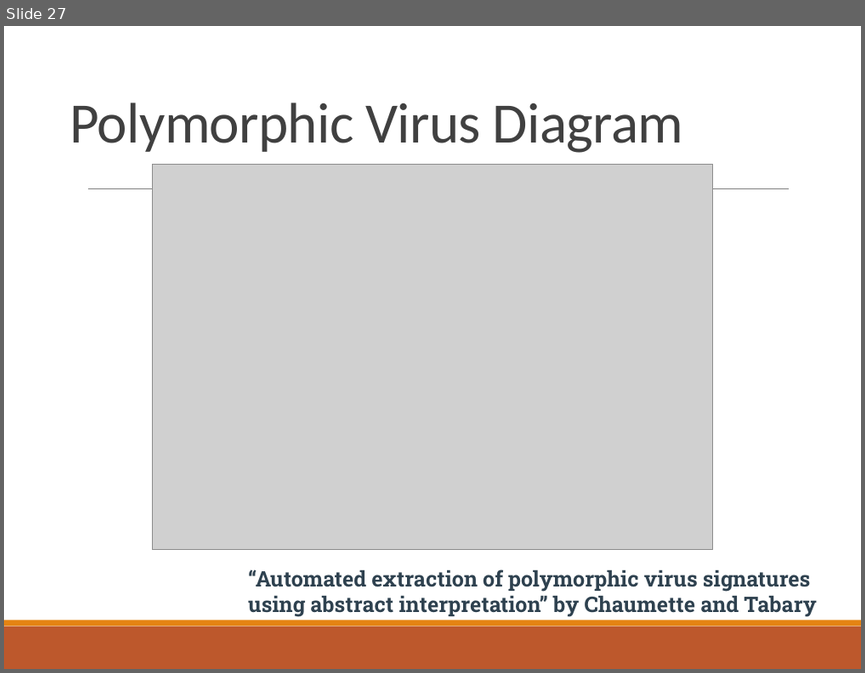
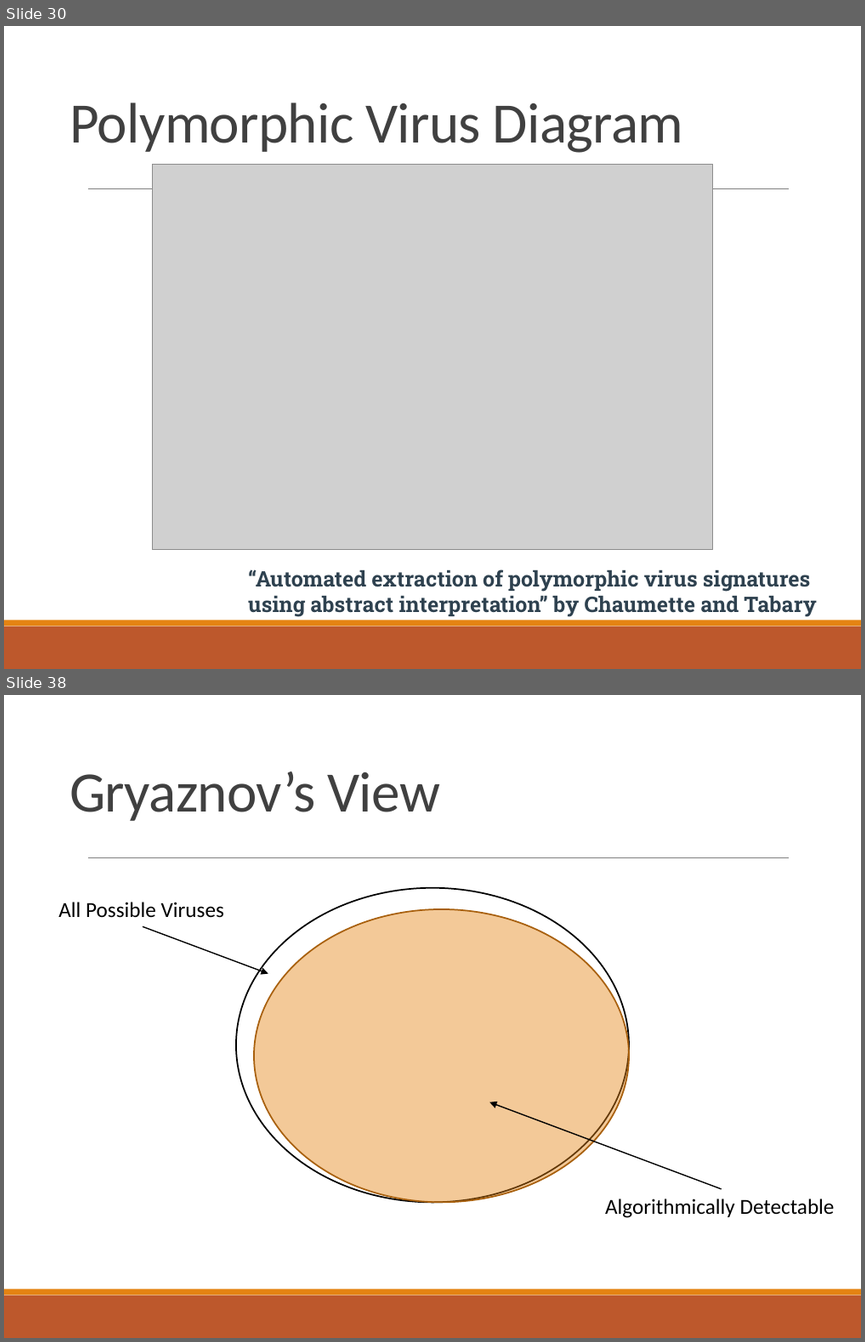
Before and after one commit to CrimsonVista/UTAustin-Courses, a slide deck: 2020fa_cs361s/lectures/20201026_malicious_software.pptx. Shown one above the other, each under a label of ours: slide 27 before the commit, slides 30 and 38 after it; the slides between them are not shown. The pictures are 865x673 and 865x1342 pixels, drawn with LibreOffice and Linux fonts; fonts in the diff are those of the drawing; grey boxes stand for pictures. Boxes give left, top, right and bottom in pixels: in the first picture for what was removed or moved away, otherwise in the second. Text is boxed around its words. In the diff, an @@ line names an element or a change of style, - is before the commit and + after.

```diff
--- a/2020fa_cs361s/lectures/20201026_malicious_software.pptx
+++ b/2020fa_cs361s/lectures/20201026_malicious_software.pptx
@@ slide 38 added at <box>4,695,861,1338</box>, background #FFFFFF; not listed: 3 template elements that a slide beside it also shows @@
@@ title added at <box>69,771,439,821</box>, 48 pt, text #404040 @@
+Gryaznov’s View
@@ ellipse added at <box>236,888,629,1202</box>, fill #FFFFFF, outline #000000 1.25 pt @@
@@ text added at <box>58,902,224,918</box>, 18 pt, text #000000 @@
+All Possible Viruses
@@ ellipse added at <box>254,909,630,1202</box>, fill #E48312 at 43% opacity, outline #A9610D 1.25 pt @@
@@ arrow added from (143, 926) to (268, 974), #000000 1 pt @@
@@ arrow added from (721, 1189) to (490, 1102), #000000 1 pt @@
@@ text added at <box>605,1198,834,1218</box>, 18 pt, text #000000 @@
+Algorithmically Detectable
@@ what was slide 27 is now slide 30 @@
```
Also in this commit, not shown: 4 slides changed, 17 other slides added, 1 slide removed, 1 other file.
